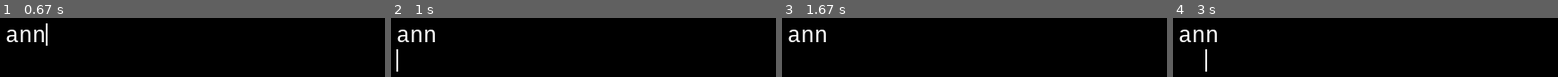
Above: before the commit, frames 1-4 (left to right).
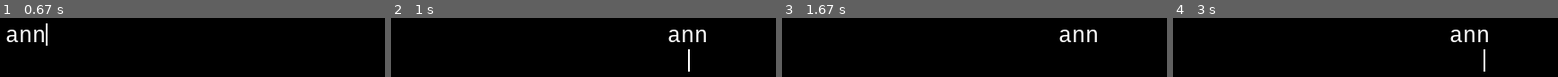
Above: after the commit, the same moments.

Repository: YashJogani/pygame-textinput
Game: pygame game, started from pygametxtboxinputlite.py
The game is run twice, just before and just after one commit, with the same random seed, the same clock (stepped at 60 frames per second) and the same inputs.
Inputs:
- Up to frame 1 (0.67 s): type "ann" at 0.33 s
- Up to frame 2 (1 s): tap Enter at 0.67 s; hold Right Shift from 0.88 s (still down); hold Right from 0.88 s (still down)
- Up to frame 3 (1.67 s): release Right Shift at 1.35 s; release Right at 1.35 s; hold Home from 1.43 s (still down); hold Right from 1.43 s (still down)
- Up to frame 4 (3 s): release Home at 1.9 s; release Right at 1.9 s; hold End 1.98-2.45 s; hold Right 1.98-2.45 s; tap Right Shift at 2.13, 2.68 s; hold Right from 2.53 s (still down); tap Space at 2.6, 2.9 s

Frame 1 is identical in both runs. In frame 2, 2.4% of the frame differs, in the area x 1-82%, y 19-91%; in frame 3, 2.1%; in frame 4, 2.4%.

Commit message:
Update pygametxtboxinputlite.py

Diff:
--- a/pygametxtboxinputlite.py
+++ b/pygametxtboxinputlite.py
@@ -1,7 +1,7 @@
 """
 Copyright 2021, J4ck7511, All Rights Reserved.
 
-Borrowed from https://github.com/Jack7511/pygame-textbox-input under the MIT License.
+Borrowed from https://github.com/Jack7511/pygame-text-input-box under the MIT License.
 
 Some part of code is Borrowed from https://github.com/Nearoo/pygame-text-input under the MIT license.
 """
@@ -14,7 +14,7 @@
 pygame.font.init()
 
 
-class TextInputBoxLite:
+class TextInputBox:
     """
     This Class lets you write text at the blinking cursor.
     And text wraps into the next line if it exceeds the max_width passed.
@@ -31,7 +31,6 @@
             initial_string="",
             font_family="",
             font_size=35,
-            wrap_by_word=True,
             align_text="left",
             max_width=-1,
             antialias=True,
@@ -48,9 +47,8 @@
         :param initial_string: Initial text to be displayed
         :param font_family: name or list of names for font (see pygame.font.match_font for precise format)
         :param font_size:  Size of font in pixels
-        :param wrap_by_word: It wraps the string by words if True otherwise it wraps it by each character.
         :param align_text: It aligns all lines by "left" or "center"
-        :param max_width: Wraps the text if it exceeds the max_width, -1 for no wrapping
+        :param max_width: Maximum width before it starts wrapping string into the next line, -1 for no wrapping
         :param antialias: Determines if antialias is applied to font (uses more processing power)
         :param text_color: Color of text (duh)
         :param cursor_color: Color of cursor
@@ -66,7 +64,6 @@
         self.antialias = antialias
         self.text_color = text_color
         self.font_size = font_size
-        self.wrap_by_word = wrap_by_word
         self.align_text = align_text
         self.max_width = max_width
         self.max_string_length = max_string_length
@@ -78,10 +75,6 @@
             font_family = pygame.font.match_font(font_family)
 
         self.font_object = pygame.font.Font(font_family, font_size)
-
-        # Text-surface will be created during the first update call:
-        self.surface = pygame.Surface((1, 1))
-        self.surface.set_alpha(0)
 
         # Vars to make keydowns repeat after user pressed a key for some time:
         self.keyrepeat_counters = {}  # {event.key: (counter_int, event.unicode)} (look for "***")
@@ -132,35 +125,6 @@
                         self.input_string = self.input_string[:self.cursor_position] + '\n' + self.input_string[self.cursor_position:]
                         self.cursor_position += 1
 
-                    elif event.key == pl.K_RIGHT:
-                        # Add one to cursor_pos, but do not exceed len(input_string)
-                        self.cursor_position = min(self.cursor_position + 1, len(self.input_string))
-
-                    elif event.key == pl.K_LEFT:
-                        # Subtract one from cursor_pos, but do not go below zero:
-                        self.cursor_position = max(self.cursor_position - 1, 0)
-
-                    elif event.key == pl.K_END:
-                        if self.max_width > 0:
-                            self.cursor_position += len(self.wrapped_lines[self.cursor_y_pos][self.cursor_x_pos:])
-                        else:
-                            self.cursor_position = len(self.input_string)
-
-                    elif event.key == pl.K_HOME:
-                        if self.max_width > 0:
-                            if self.wrap_by_word:
-                                self.cursor_position -= len(self.wrapped_lines[self.cursor_y_pos][:self.cursor_x_pos])
-                            else:
-                                ## Home takes you to the first character of the line
-                                ## instead of zero character if wrap is by character
-                                ## but it will go to 0 if its in the first line
-                                if self.cursor_y_pos:
-                                    self.cursor_position -= len(self.wrapped_lines[self.cursor_y_pos][1:self.cursor_x_pos])
-                                else:
-                                    self.cursor_position -= len(self.wrapped_lines[self.cursor_y_pos][:self.cursor_x_pos])
-                        else:
-                            self.cursor_position = 0
-
                     elif event.key == pl.K_TAB:
                         self.input_string = (
                             self.input_string[:self.cursor_position]
@@ -169,42 +133,57 @@
                         )
                         self.cursor_position += 4
 
+                    elif event.key == pl.K_RIGHT:
+                        # Add one to cursor_pos, but do not exceed len(input_string)
+                        self.cursor_position = min(self.cursor_position + 1, len(self.input_string))
+
+                    elif event.key == pl.K_LEFT:
+                        # Subtract one from cursor_pos, but do not go below zero:
+                        self.cursor_position = max(self.cursor_position - 1, 0)
+
+                    elif event.key == pl.K_HOME:
+                        if len(self.input_string) and self.max_width > 0:
+                            self.cursor_position -= len(self.wrapped_lines[self.cursor_y_pos][:self.cursor_x_pos])
+                            self.cursor_x_pos = 0
+                        else:
+                            self.cursor_position = 0
+                        break
+
+                    elif event.key == pl.K_END:
+                        if len(self.input_string) and self.max_width > 0:
+                            self.cursor_position += len(self.wrapped_lines[self.cursor_y_pos][self.cursor_x_pos:])
+                            self.cursor_x_pos = len(self.wrapped_lines[self.cursor_y_pos])
+                        else:
+                            self.cursor_position = len(self.input_string)
+                        break
+
                     elif event.key == pl.K_UP:
                         # Subtract one from cursor_y_pos, but do not go below zero
                         if self.cursor_y_pos:
                             self.cursor_y_pos -= 1
                             self.cursor_position -= self.cursor_x_pos
 
-                            ## Checking if there is '\n' at the end of upper line
-                            if self.wrap_by_word:
-                                if self.input_string[self.cursor_position - 1] == '\n' or self.input_string[self.cursor_position - 1] == ' ':
-                                    self.cursor_position -= 1
-                            else:
-                                if self.input_string[self.cursor_position - 1] == '\n':
-                                    self.cursor_position -= 1
-
-                            self.cursor_position -= len(
-                                self.wrapped_lines[self.cursor_y_pos][self.cursor_x_pos:]
-                            )
+                            ## Checking if there is '\n' or space at the end of upper line
+                            if self.input_string[self.cursor_position - 1] == '\n' or self.input_string[self.cursor_position - 1] == ' ':
+                                self.cursor_position -= 1
+
+                            self.cursor_x_pos = len(self.wrapped_lines[self.cursor_y_pos][:self.cursor_x_pos])
+                            self.cursor_position -= len(self.wrapped_lines[self.cursor_y_pos][self.cursor_x_pos:])
+                        break
 
                     elif event.key == pl.K_DOWN:
                         # Add one to cursor_y_pos, but do not exceed len(wrapped_lines) - 1
                         if self.cursor_y_pos < len(self.wrapped_lines) - 1:
-                            self.cursor_y_pos = min(self.cursor_y_pos + 1, len(self.wrapped_lines) - 1)
-
-                            self.cursor_position += len(
-                                self.wrapped_lines[self.cursor_y_pos - 1][self.cursor_x_pos:]
-                            )
-
-                            ## Checking if there is '\n' at the end of current line
-                            if self.wrap_by_word:
-                                if self.input_string[self.cursor_position] == '\n' or self.input_string[self.cursor_position] == ' ':
-                                    self.cursor_position += 1
-                            else:
-                                if self.input_string[self.cursor_position] == '\n' or self.cursor_x_pos == 0:
-                                    self.cursor_position += 1
-
-                            self.cursor_position += len(self.wrapped_lines[self.cursor_y_pos][:self.cursor_x_pos])
+                            self.cursor_y_pos += 1
+                            self.cursor_position += len(self.wrapped_lines[self.cursor_y_pos - 1][self.cursor_x_pos:])
+
+                            ## Checking if there is '\n' or space at the end of current line
+                            if self.input_string[self.cursor_position] == '\n' or self.input_string[self.cursor_position] == ' ':
+                                self.cursor_position += 1
+
+                            self.cursor_x_pos = len(self.wrapped_lines[self.cursor_y_pos][:self.cursor_x_pos])
+                            self.cursor_position += self.cursor_x_pos
+                        break
 
                     elif len(self.input_string) < self.max_string_length or self.max_string_length == -1:
                         # If no special key is pressed, add unicode of key to input_string
@@ -218,7 +197,6 @@
                     # Wraps the text and store lines in self.wrapped_lines
                     string = self.input_string
                     if self.password:
-                        self.wrap_by_word = False
                         string = "*" * len(self.input_string)
 
                     self.wrap_text(string)
@@ -266,86 +244,97 @@
             self.wrapped_lines = []
             return None
 
+        ## Wrapped lines store each line as string
+        ## It removes the '\n' or ' ' at the end of line
+        ## As it serves no purpose in rendering
         self.wrapped_lines = []
 
         cursor_x_temp = 0
         cursor_y_temp = 0
 
-        if self.wrap_by_word:
-            ## Splits the string by words and line
-            text = [line.split(' ') for line in string.splitlines()]
-
-            for line in text:
-                ## Store as many words as possible to fit in allowed width
+        ## Splits the string by words and line
+        text = [line.split(' ') for line in string.splitlines()]
+
+        for line in text:
+            ## Store as many words as possible to fit in allowed width
+            while len(line):
+                line_of_word = []
                 while len(line):
-                    line_of_word = []
-                    while len(line):
-                        line_of_word.append(line.pop(0))
-                        fw, fh = self.font_object.size(' '.join(line_of_word + line[:1]))
-
-                        ## If width exceeds then store remaining words in new line
-                        if fw > self.max_width:
-                            break
-
-                    ## Join all words that fit in width into one line
-                    final_line = ' '.join(line_of_word)
-                    self.wrapped_lines.append(final_line)
-
-            if self.input_string[-1] == '\n':
-                self.wrapped_lines.append('')
-
-            ## Calculates the cursor x and y position
-            for line in self.wrapped_lines:
-                if (cursor_x_temp + len(line) + 1) <= self.cursor_position:
-                    cursor_x_temp += len(line) + 1
-                    cursor_y_temp += 1
-                    continue
-
-                self.cursor_x_pos = self.cursor_position - cursor_x_temp
-                self.cursor_y_pos = cursor_y_temp
-                break
-
-        else:
-            ## We can directly work on the string
-            while len(string):
-                ## Store as many characters as possible to fit in allowed width
-                line_of_char = []
-                while len(string):
-                    if string[0] == '\n':
-                        string = string[1:]
-                        line_of_char.append('')
-                        break
-
-                    line_of_char.append(string[:1])
-                    string = string[1:]
-                    fw, fh = self.font_object.size(''.join(line_of_char + [string[:1]]))
-
-                    ## If width exceeds then store remaining characters in new line
+                    ## If word even fit in allowed width
+                    ## Otherwise wrap that word
+                    fw, fh = self.font_object.size(line[0])
+                    if fw > self.max_width:
+                        wrapped_word = self.wrap_word(line.pop(0))
+
+                        for i in range(len(wrapped_word) - 1):
+                            self.wrapped_lines.append(wrapped_word[i])
+
+                        if not len(line):
+                            line = [wrapped_word[-1]]
+                        else:
+                            line.insert(0, wrapped_word[-1])
+
+                        line_of_word = []
+                        continue
+
+                    line_of_word.append(line.pop(0))
+                    fw, fh = self.font_object.size(' '.join(line_of_word + line[:1]))
+
+                    ## If width exceeds then store remaining words in new line
                     if fw > self.max_width:
                         break
 
-                ## Join all characters that fit in width into one line
-                final_line = ''.join(line_of_char)
+                ## Join all words that fit in width into one line
+                final_line = ' '.join(line_of_word)
                 self.wrapped_lines.append(final_line)
 
-            if self.input_string[-1] == '\n':
-                self.wrapped_lines.append('')
-
-            ## Calculates the cursor x and y positions
-            for line in self.wrapped_lines:
-                if (cursor_x_temp + len(line) + 1) <= self.cursor_position:
-
-                    if self.input_string[cursor_x_temp + len(line)] == '\n':
-                        cursor_x_temp += len(line) + 1
-                    else:
-                        cursor_x_temp += len(line)
-
-                    cursor_y_temp += 1
-                    continue
-
-                self.cursor_x_pos = self.cursor_position - cursor_x_temp
-                self.cursor_y_pos = cursor_y_temp
-                break
+        if self.input_string[-1] == '\n':
+            self.wrapped_lines.append('')
+
+        ## Calculates the cursor x and y position
+        for line in self.wrapped_lines:
+            if (cursor_x_temp + len(line) + 1) <= self.cursor_position:
+
+                if self.input_string[cursor_x_temp + len(line)] == '\n' or self.input_string[cursor_x_temp + len(line)] == ' ':
+                    cursor_x_temp += len(line) + 1
+                else:
+                    cursor_x_temp += len(line)
+
+                cursor_y_temp += 1
+                continue
+
+            self.cursor_x_pos = self.cursor_position - cursor_x_temp
+            self.cursor_y_pos = cursor_y_temp
+            break
+
+        if len(self.wrapped_lines) > self.cursor_y_pos + 1 and not self.password:
+            if self.cursor_x_pos == len(self.wrapped_lines[self.cursor_y_pos]):
+                if self.input_string[self.cursor_position] != '\n' and self.input_string[self.cursor_position] != ' ':
+                    self.cursor_x_pos = 0
+                    self.cursor_y_pos += 1
+
+
+    def wrap_word(self, word):
+        wrapped_lines = []
+
+        while len(word):
+            ## Store as many characters as possible to fit in allowed width
+            line_of_char = []
+            while len(word):
+
+                line_of_char.append(word[:1])
+                word = word[1:]
+                fw, fh = self.font_object.size(''.join(line_of_char + [word[:1]]))
+
+                ## If width exceeds then store remaining characters in new line
+                if fw > self.max_width:
+                    break
+
+            ## Join all characters that fit in width into one line
+            final_line = ''.join(line_of_char)
+            wrapped_lines.append(final_line)
+
+        return wrapped_lines
 
     def render_surface(self):
         if not len(self.input_string):
@@ -370,7 +359,7 @@
             fw, fh = self.font_object.size(line)
 
             if self.align_text == "left":
-                x = self.x
+                x = self.x + 0
             else:
                 x = self.x + self.max_width/2 - fw/2
 
@@ -399,7 +388,6 @@
 
         string = self.input_string
         if self.password:
-            self.wrap_by_word = False
             string = "*" * len(self.input_string)
 
         self.wrap_text(string)
@@ -422,8 +410,8 @@
     WIN = pygame.display.set_mode((700, 500))
     clock = pygame.time.Clock()
 
-    ## Create TextInput-object
-    textinput = TextInputBoxLite(WIN, 25, 10, font_family='Consolas', font_size=25, max_width=650)
+    # Create TextInput-object
+    textinput = TextInputBox(WIN, 25, 10, font_family='Consolas', font_size=25, max_width=650)
 
     while True:
         WIN.fill((0, 0, 0))
@@ -434,14 +422,13 @@
                 exit()
 
             if event.type == pygame.KEYDOWN:
-                ## Changes the alignment of text
-                if event.key == pygame.K_LCTRL:
+                if event.key == pygame.K_RSHIFT:
                     if textinput.align_text == "left":
                         textinput.align_text = "center"
                     else:
                         textinput.align_text = "left"
 
-        ## Here update method will do the rendering and bliting too
+        ## Here update will do the rendering and bliting too
         ## Because we render directly on the main screen for increased performance
         textinput.update(events)
 
